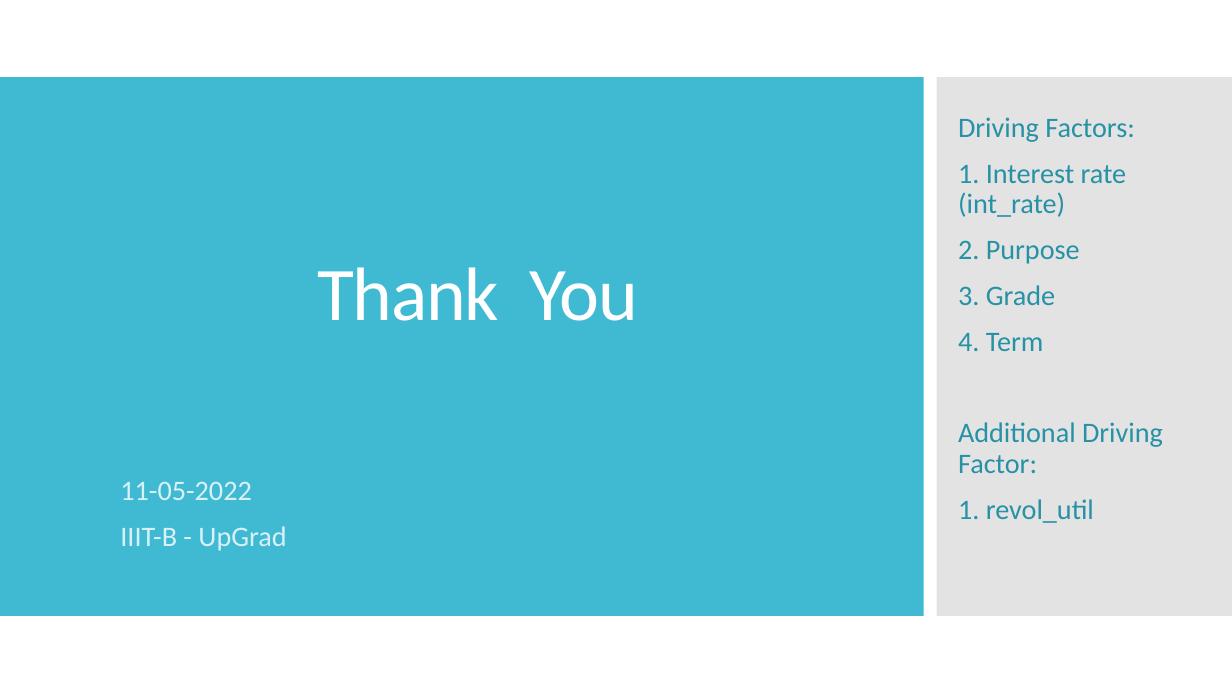
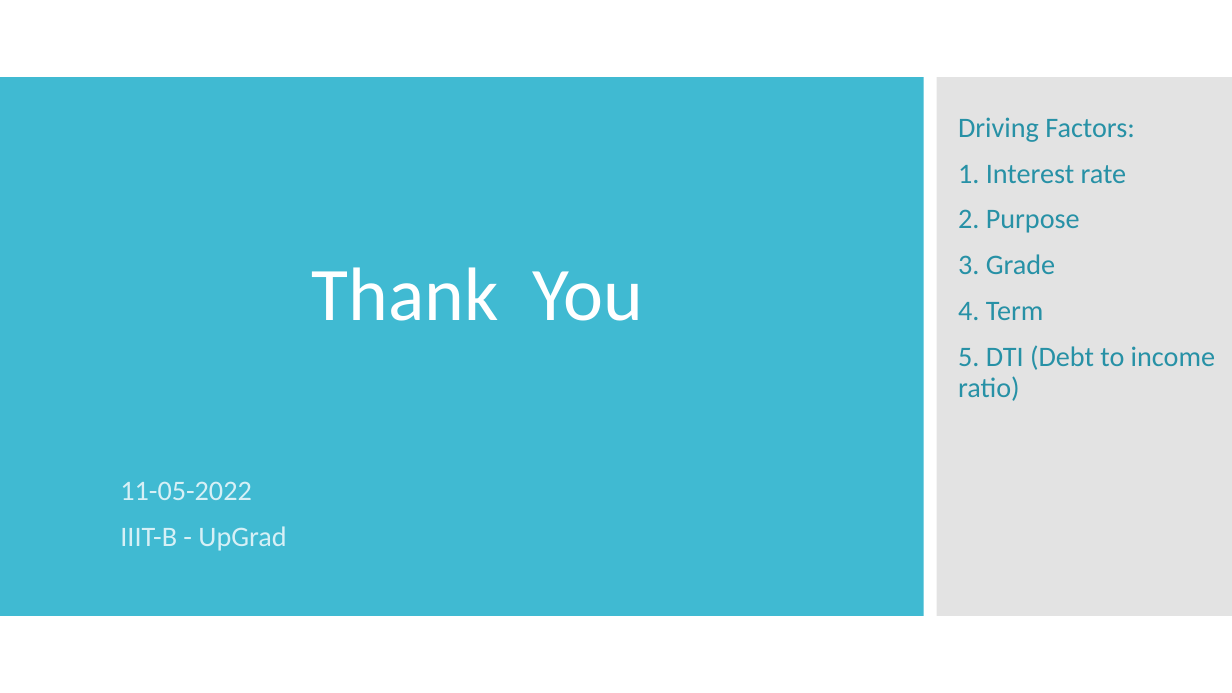
Before and after one commit to Tyagi0502/Lending-Club-Case-Study, a slide deck: slide 8 of Case Study.pptx. Drawn at 1232x693 pixels with LibreOffice and Linux fonts; fonts in the diff are those of the drawing. Boxes give left, top, right and bottom in pixels: in the first picture for what was removed or moved away, otherwise in the second. Text is boxed around its words. In the diff, an @@ line names an element or a change of style, - is before the commit and + after.

```diff
--- a/Case Study.pptx
+++ b/Case Study.pptx
@@ title "Thank You" at [311, 267, 644, 321]: letter spacing -1 to 0 pt @@
@@ text at [958, 165, 1127, 183]: text changed @@
-1. Interest rate (int_rate)
+1. Interest rate
@@ text at [958, 345, 1215, 401]: text changed @@
-Additional Driving Factor:
-1. revol_util
+5. DTI (Debt to income ratio)
```
Also in this commit, not shown: 6 other slides changed, 1 slide added, 1 slide removed, 1 other file.
